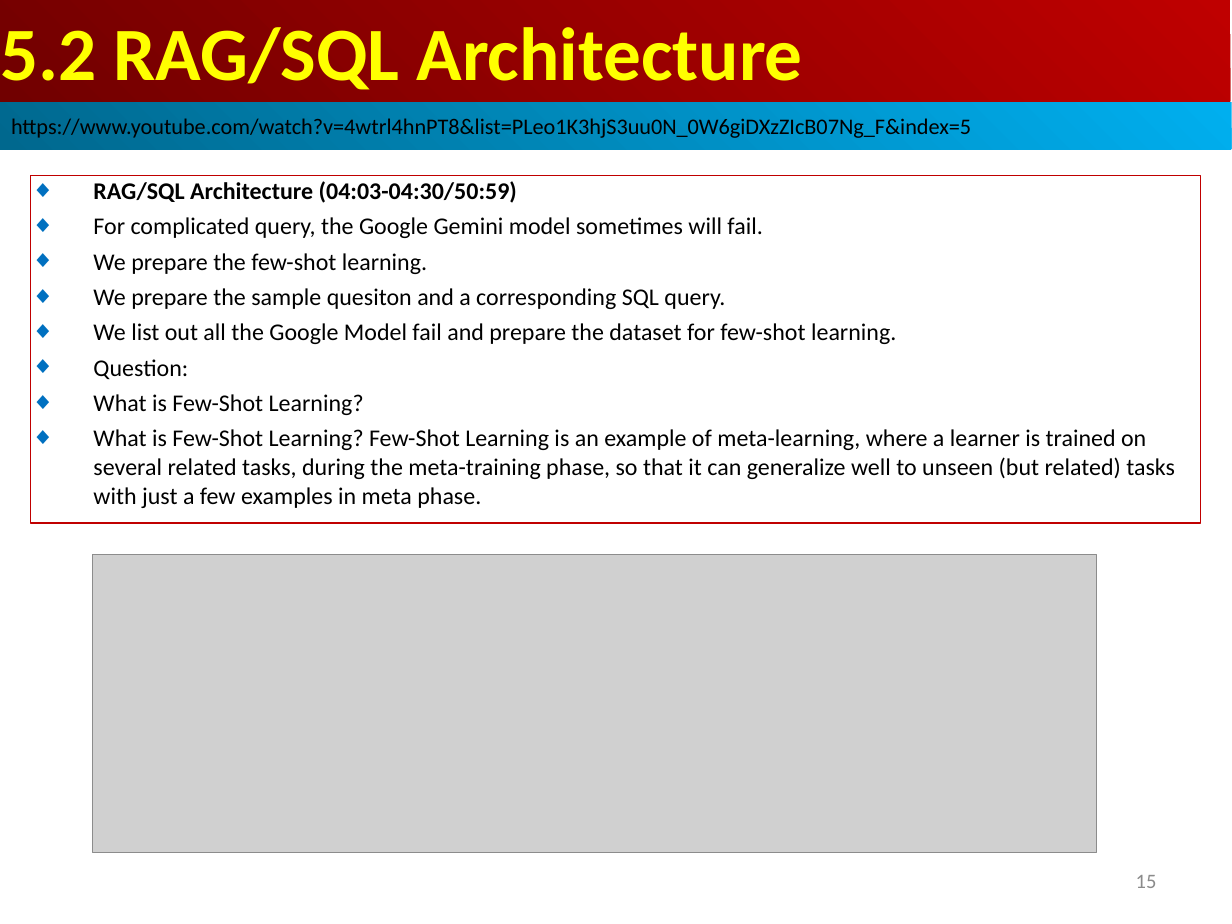
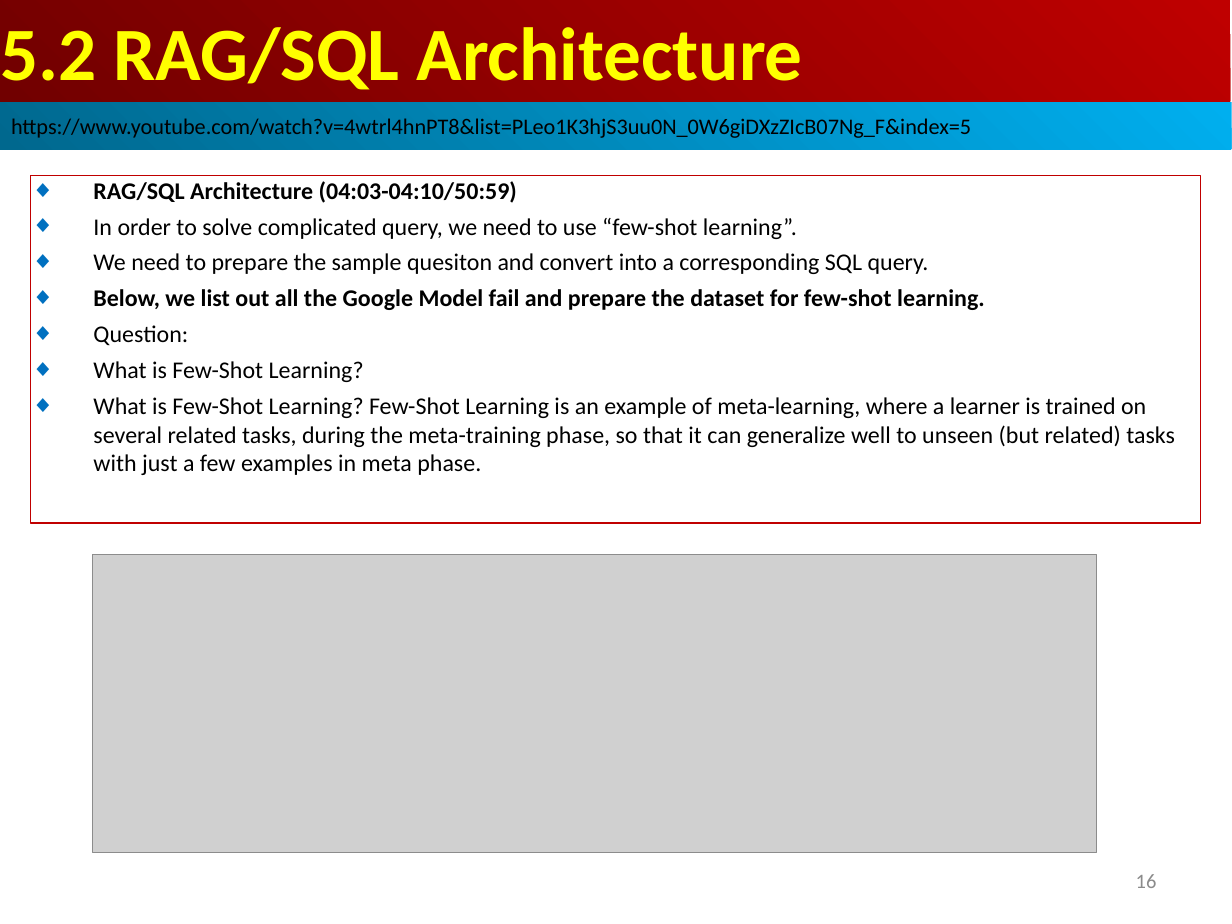
Before and after one commit to peterhchen/AIU_CS515_LLM, a slide deck: slide 16 of 810_LangChain_CB/005_RAG_SQL_App/001_Video/05.00_03_RAG_SQL.ppt (slide 15 before the commit). Drawn at 1232x924 pixels with LibreOffice and Linux fonts; fonts in the diff are those of the drawing; grey boxes stand for pictures. Boxes give left, top, right and bottom in pixels: in the first picture for what was removed or moved away, otherwise in the second. Text is boxed around its words. In the diff, an @@ line names an element or a change of style, - is before the commit and + after.

```diff
--- a/810_LangChain_CB/005_RAG_SQL_App/001_Video/05.00_03_RAG_SQL.ppt
+++ b/810_LangChain_CB/005_RAG_SQL_App/001_Video/05.00_03_RAG_SQL.ppt
@@ text in rectangle at bbox=[93, 181, 985, 310]: text changed @@
-◆ RAG/SQL Architecture (04:03-04:30/50:59)
-◆ For complicated query, the Google Gemini model sometimes will fail.
-◆ We prepare the few-shot learning.
-◆ We prepare the sample quesiton and a corresponding SQL query.
-◆ We list out all the Google Model fail and prepare the dataset for few-shot learning.
+◆ RAG/SQL Architecture (04:03-04:10/50:59)
+◆ In order to solve complicated query, we need to use “few-shot learning”.
+◆ We need to prepare the sample quesiton and convert into a corresponding SQL query.
+◆ Below, we list out all the Google Model fail and prepare the dataset for few-shot learning.
@@ page number at bbox=[1136, 874, 1157, 888]: text changed @@
-15
+16
```
Also in this commit, not shown: 9 other slides changed, 5 slides added.
